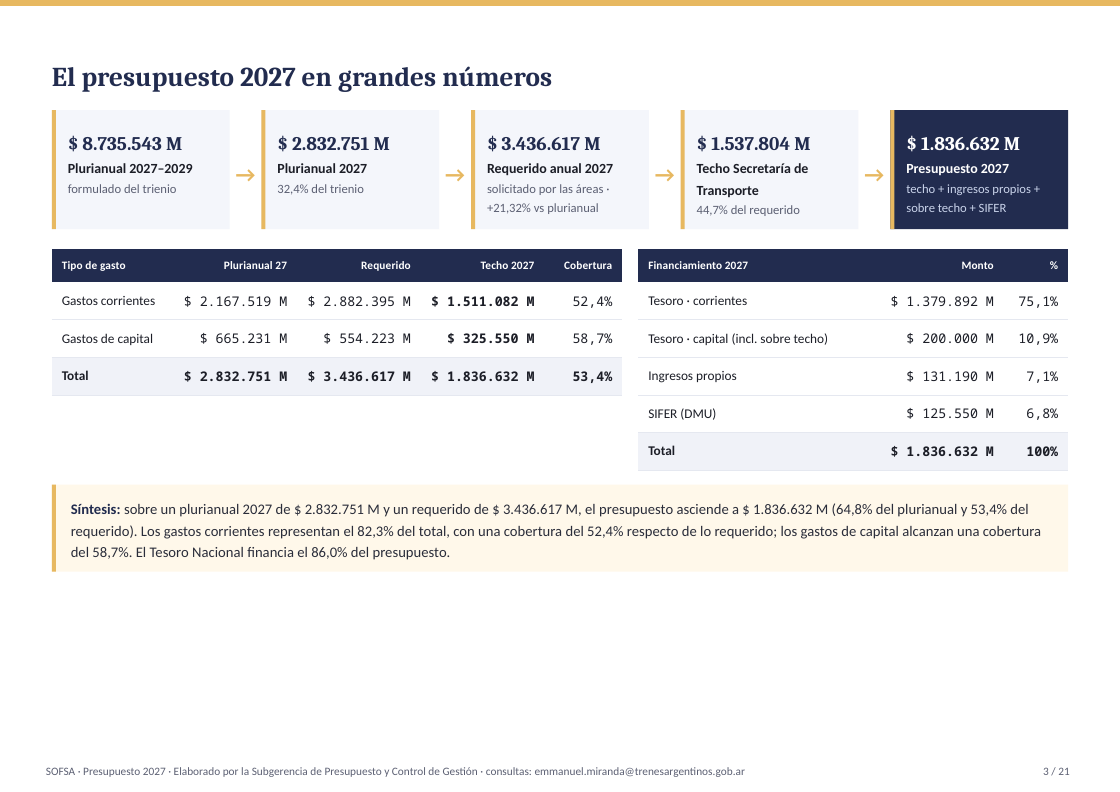
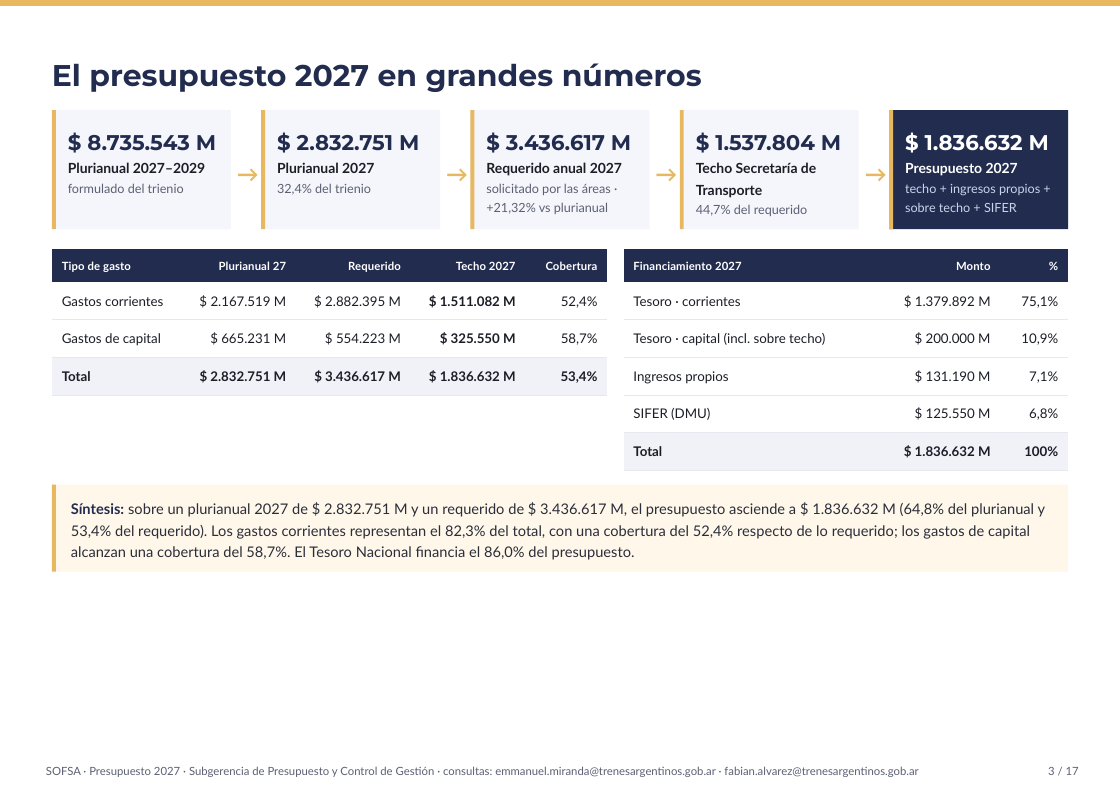
Before and after one commit to emiranda028/pluri_sofsa, a slide deck: slide 3 of Presupuesto_2027_SOFSA_presentacion.pptx. Drawn at 1120x792 pixels with LibreOffice and Linux fonts; fonts in the diff are those of the drawing. Boxes give left, top, right and bottom in pixels: in the first picture for what was removed or moved away, otherwise in the second. Text is boxed around its words. In the diff, an @@ line names an element or a change of style, - is before the commit and + after.

```diff
--- a/Presupuesto_2027_SOFSA_presentacion.pptx
+++ b/Presupuesto_2027_SOFSA_presentacion.pptx
@@ text "El presupuesto 2027 en grandes ..." at [52,63,702,92]: size 20.5 to 22.5 pt, font Cambria to Montserrat @@
@@ size 14.5 to 16 pt, font Cambria to Montserrat in 5 elements at [297,135,419,151], [506,135,631,151], [87,135,216,151], [715,135,841,151], [925,135,1049,151] @@
@@ font Calibri to Lato in 15 elements at [71,503,1046,560], [68,183,184,193], [277,162,374,173], [277,183,371,195], [486,162,622,176], [68,162,205,173], [696,204,808,216], [486,183,611,214], [696,162,816,198], [905,163,1018,176], [905,183,1040,212], [446,152,504,187], [656,152,714,187], [236,152,295,187], [864,152,923,187] @@
@@ table at [52,249,608,387] @@
@@ font Calibri to Lato in "Tipo de gasto", "Plurianual 27", "Requerido", "Techo 2027" and 4 more places @@
@@ font Noto Sans Mono to Lato in "$ 2.167.519 M", "$ 2.882.395 M", "$ 1.511.082 M", "52,4%" and 8 more places @@
@@ table: place and size @@
-table at [52,249,621,389]
+table at [52,249,608,387]
@@ table at [623,249,1068,460] @@
@@ font Calibri to Lato in "Financiamiento 2027", "Monto", "%", "Tesoro · corrientes" and 4 more places @@
@@ font Noto Sans Mono to Lato in "$ 1.379.892 M", "75,1%", "$ 200.000 M", "10,9%" and 6 more places @@
@@ table: place and size @@
-table at [638,249,1068,460]
+table at [623,249,1068,460]
@@ text at [46,766,918,777]: text changed; font Calibri to Lato @@
-SOFSA · Presupuesto 2027 · Elaborado por la Subgerencia de Presupuesto y Control de Gestión · consultas: emmanuel.miranda@trenesargentinos.gob.ar
+SOFSA · Presupuesto 2027 · Subgerencia de Presupuesto y Control de Gestión · consultas: emmanuel.miranda@trenesargentinos.gob.ar · fabian.alvarez@trenesargentinos.gob.ar
@@ text at [1048,767,1079,775]: text changed; font Calibri to Lato @@
-3 / 21
+3 / 17
```
Also in this commit, not shown: 16 other slides changed, 4 slides removed, 3 other files.
